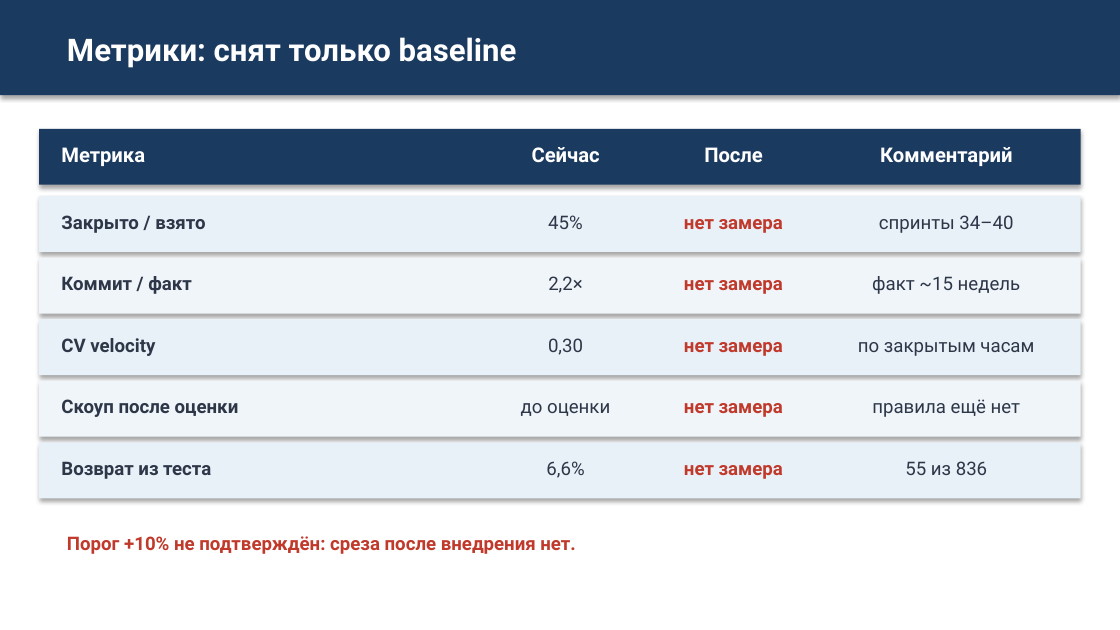
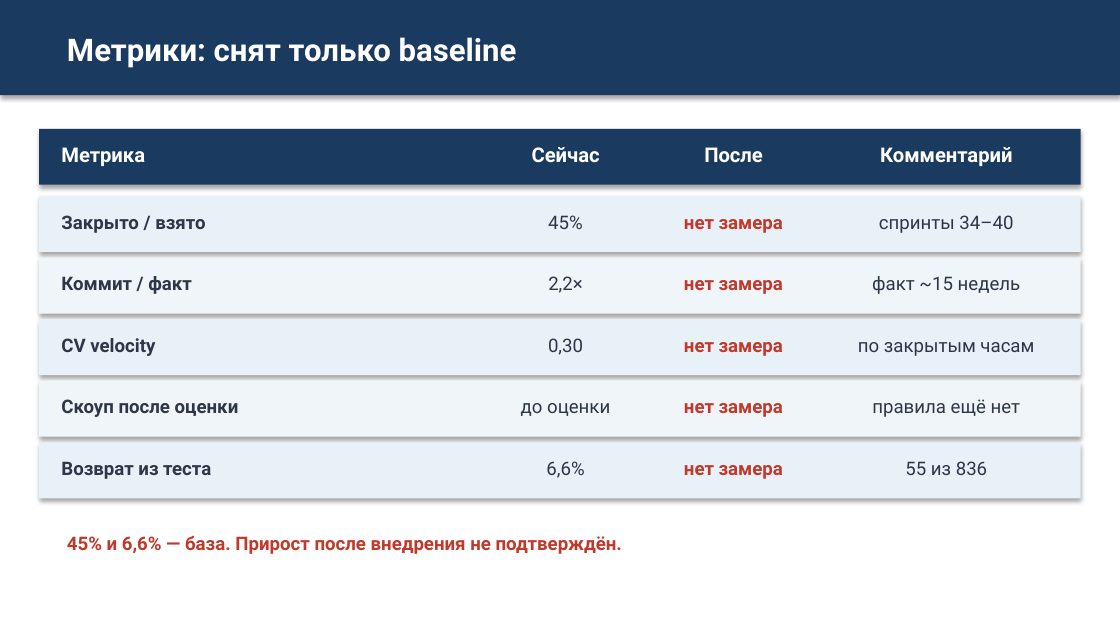
Before and after one commit to camelot270/otus_work, a slide deck: slide 15 of docs/Zashita_proekta_Skvoznoe_planirovanie.pptx. Drawn at 1120x630 pixels with LibreOffice and Linux fonts; fonts in the diff are those of the drawing. Boxes give left, top, right and bottom in pixels: in the first picture for what was removed or moved away, otherwise in the second. Text is boxed around its words. In the diff, an @@ line names an element or a change of style, - is before the commit and + after.

```diff
--- a/docs/Zashita_proekta_Skvoznoe_planirovanie.pptx
+++ b/docs/Zashita_proekta_Skvoznoe_planirovanie.pptx
@@ text at [67,536,622,554]: text changed @@
-Порог +10% не подтверждён: среза после внедрения нет.
+45% и 6,6% — база. Прирост после внедрения не подтверждён.
```
Also in this commit, not shown: 3 other slides changed, 2 slides added, 1 other file.
